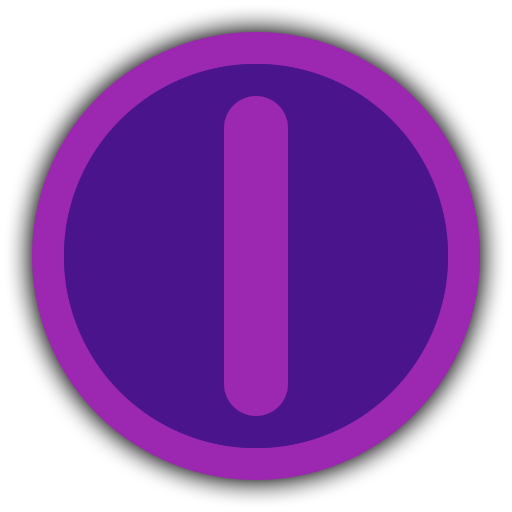
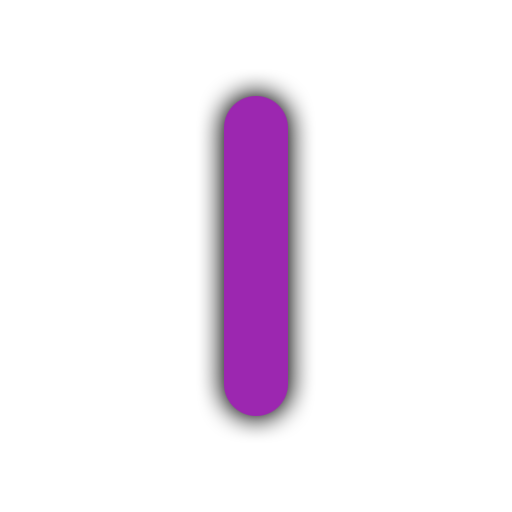
Before/after of a 512px x 512px layered artwork. What changed in the layer stack:
hid "Negative Purple" over bbox(64, 64, 448, 448)
hid "Purple Background" over bbox(32, 32, 480, 480)
